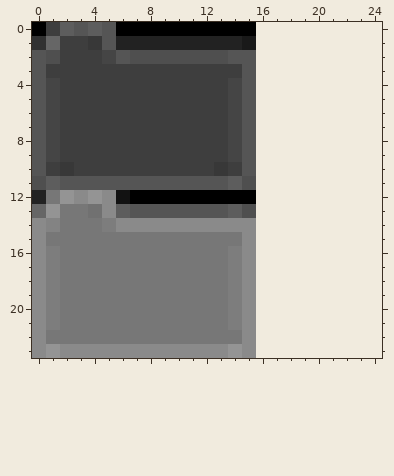
Pixel-art sprite, stored at AirDJ/image/tree.png. Above is the file before it was changed.
The file is 16x24 pixels. Colours within 5 levels of each other are drawn and written as one. The old version is drawn lined up with the new one, on the new canvas.
New version:
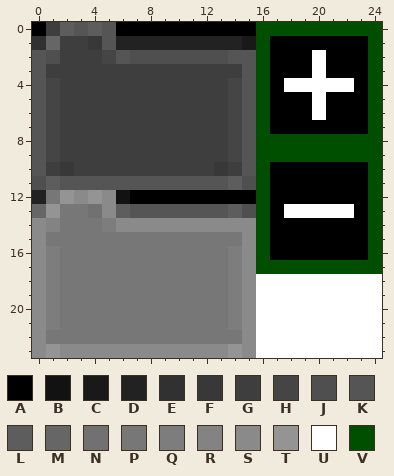
Palette (. is transparent): A #000000  B #121212  C #191919  D #222222  E #313131  F #383838  G #3e3e3e  H #454545  J #4f4f4f  K #555555  L #5d5d5d  M #666666  N #717171  P #777777  Q #7d7d7d  R #838383  S #8a8a8a  T #949494  U #ffffff  V #004e00
Diff:
canvas 16x24 -> 25x24
Changed rows in their new state; - is an unchanged pixel.
first column x 16:
 0 VVVVVVVVV
 1 VAAAAAAAV
 2 VAAAUAAAV
 3 VAAAUAAAV
 4 VAUUUUUAV
 5 VAAAUAAAV
 6 VAAAUAAAV
 7 VAAAAAAAV
 8 VVVVVVVVV
 9 VVVVVVVVV
10 VAAAAAAAV
11 VAAAAAAAV
12 VAAAAAAAV
13 VAUUUUUAV
14 VAAAAAAAV
15 VAAAAAAAV
16 VAAAAAAAV
17 VVVVVVVVV
18 UUUUUUUUU
19 UUUUUUUUU
20 UUUUUUUUU
21 UUUUUUUUU
22 UUUUUUUUU
23 UUUUUUUUU
Boxes around the changes in both pictures, in picture pixels (x1, y1, x2, y2):
added: (256, 22, 382, 358)
